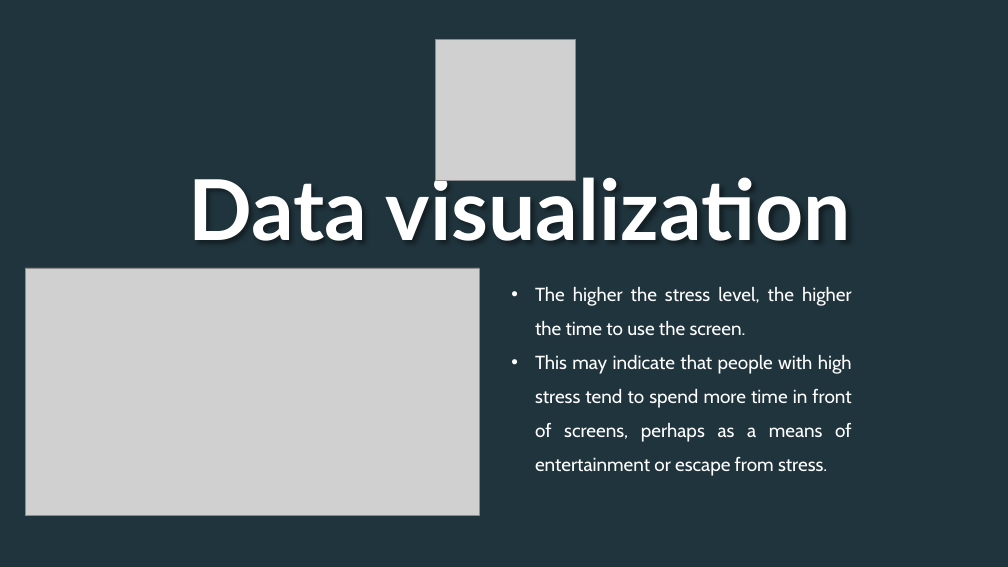
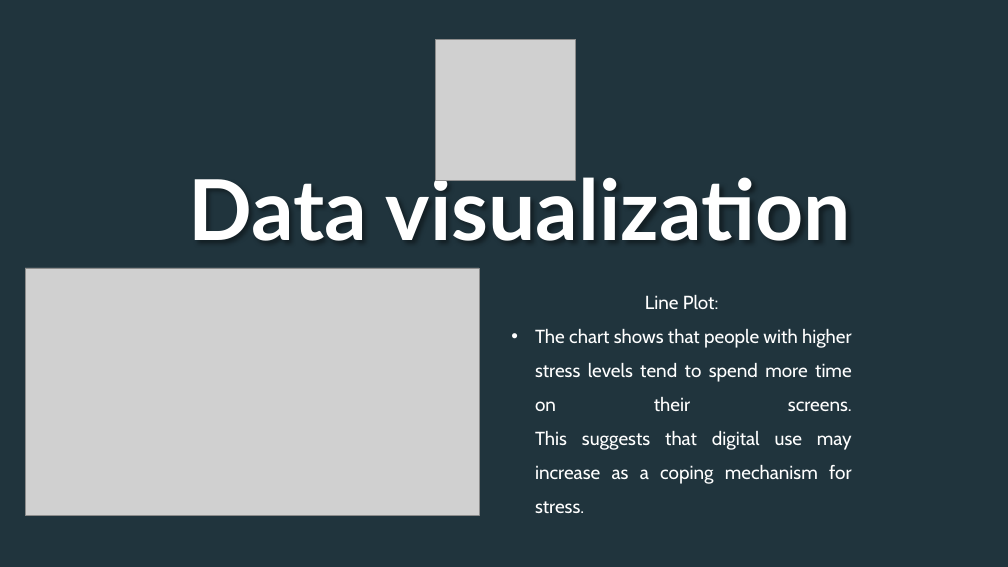
Before and after one commit to F1a23/Python_Team, a slide deck: slide 23 of Project1/Presentation1.pptx (slide 22 before the commit). Drawn at 1008x567 pixels with LibreOffice and Linux fonts; fonts in the diff are those of the drawing; grey boxes stand for pictures; background and template pictures are left out; a plain dark background stands for a picture behind light text. Boxes give left, top, right and bottom in pixels: in the first picture for what was removed or moved away, otherwise in the second. Text is boxed around its words. In the diff, an @@ line names an element or a change of style, - is before the commit and + after.

```diff
--- a/Project1/Presentation1.pptx
+++ b/Project1/Presentation1.pptx
@@ text at bbox=[535, 295, 852, 514]: text changed @@
-• The higher the stress level, the higher the time to use the screen.
-• This may indicate that people with high stress tend to spend more time in front of screens, perhaps as a means of entertainment or escape from stress.
+Line Plot:
+• The chart shows that people with higher stress levels tend to spend more time on their screens.
+  This suggests that digital use may increase as a coping mechanism for stress.
```
Also in this commit, not shown: 13 other slides changed, 8 slides added, 6 slides removed, 3 other files.
